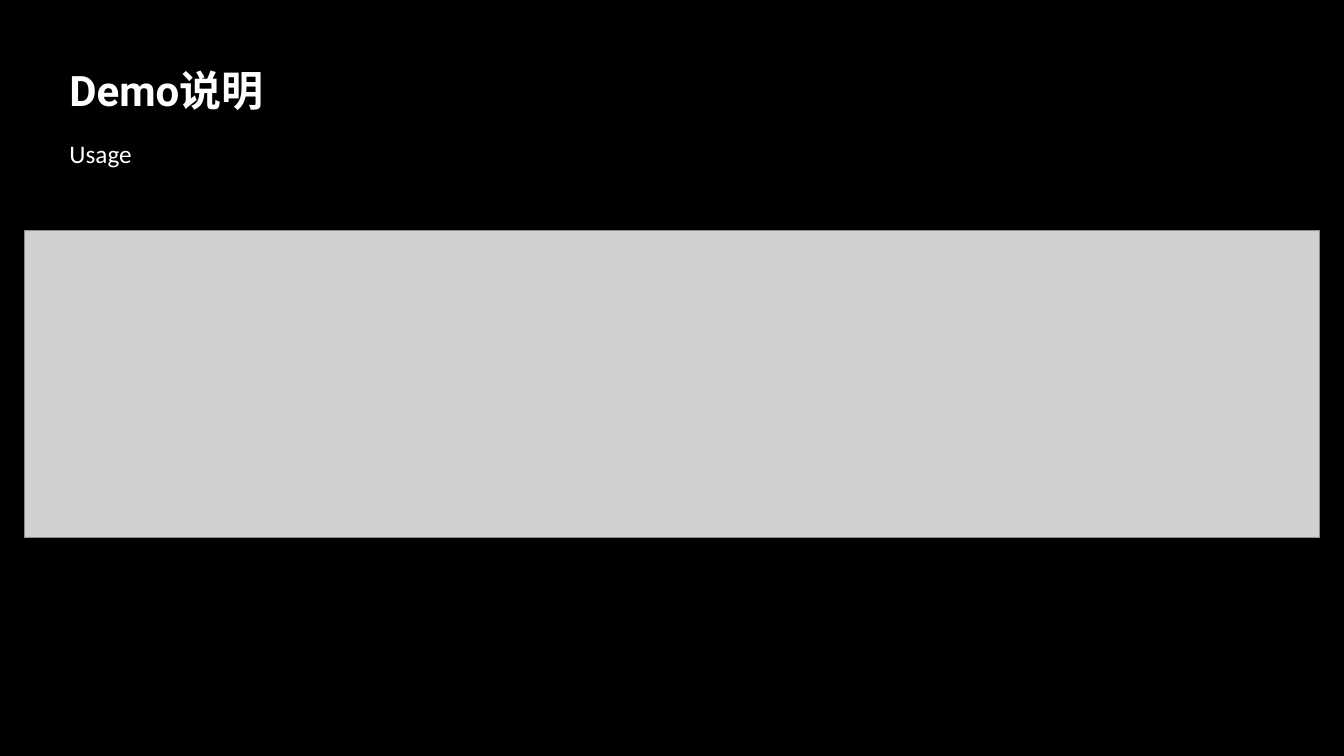
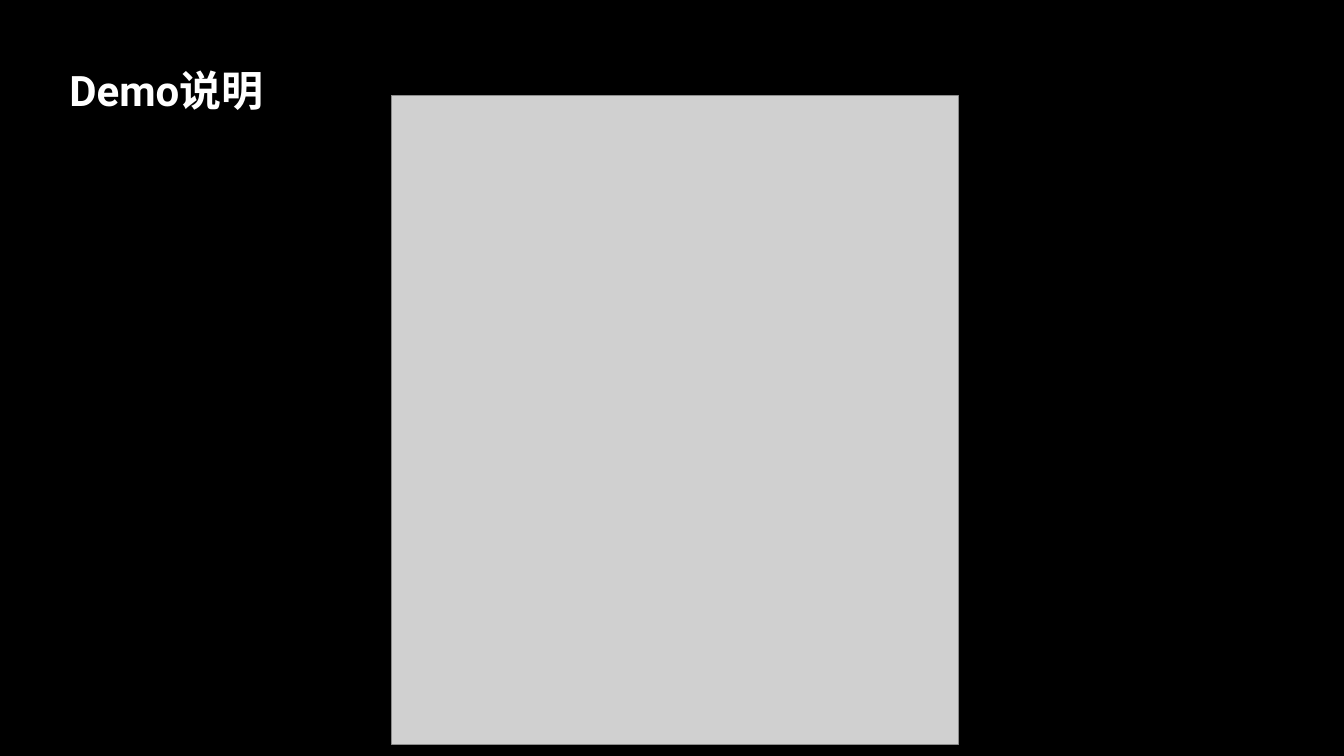
Before and after one commit to GuanyiLL/Study, a slide deck: slide 21 of Swift/CoreMLResearching/CoreML.pptx (slide 20 before the commit). Drawn at 1344x756 pixels with LibreOffice and Linux fonts; fonts in the diff are those of the drawing; grey boxes stand for pictures. Boxes give left, top, right and bottom in pixels: in the first picture for what was removed or moved away, otherwise in the second. Text is boxed around its words. In the diff, an @@ line names an element or a change of style, - is before the commit and + after.

```diff
--- a/Swift/CoreMLResearching/CoreML.pptx
+++ b/Swift/CoreMLResearching/CoreML.pptx
@@ picture added at <box>392,96,959,745</box> @@
@@ text removed at <box>69,146,131,168</box> @@
-Usage
@@ picture removed at <box>24,231,1321,538</box> @@
```
Also in this commit, not shown: 5 other slides changed, 2 slides added.
